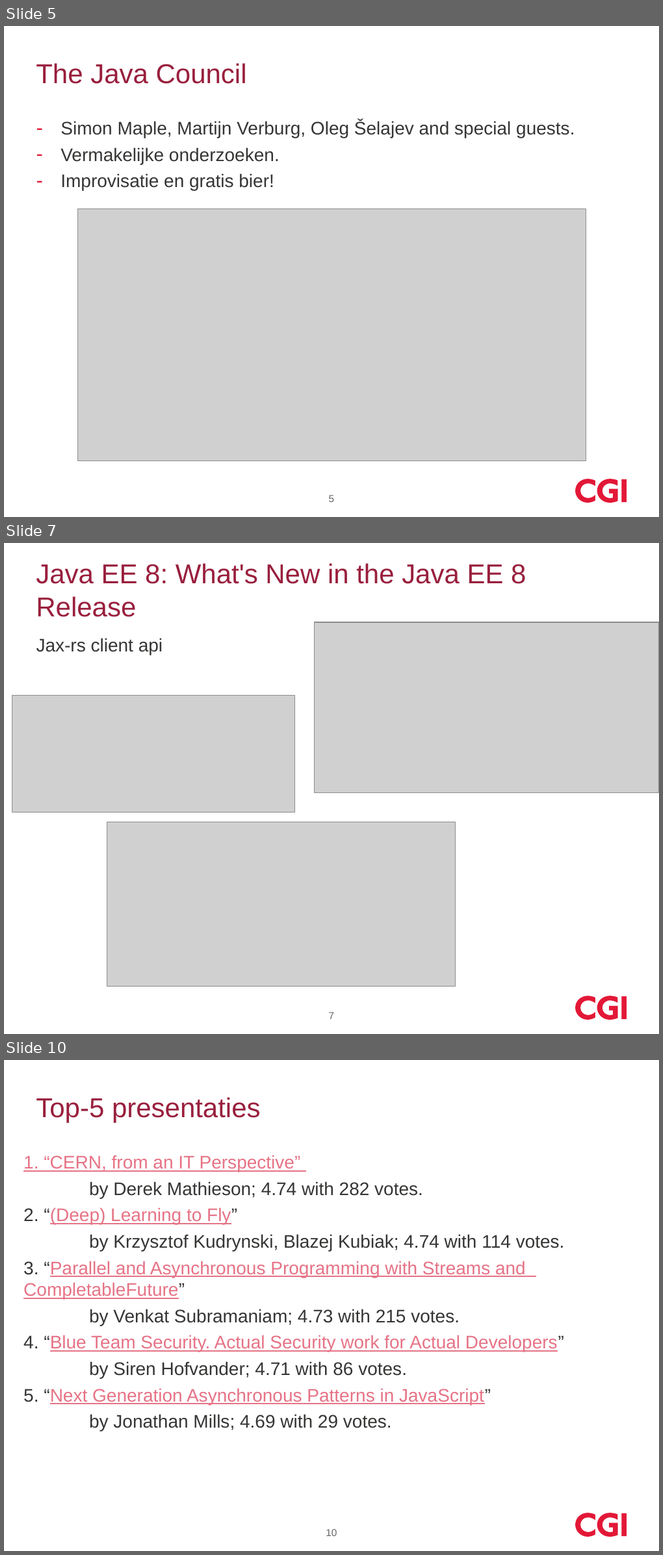
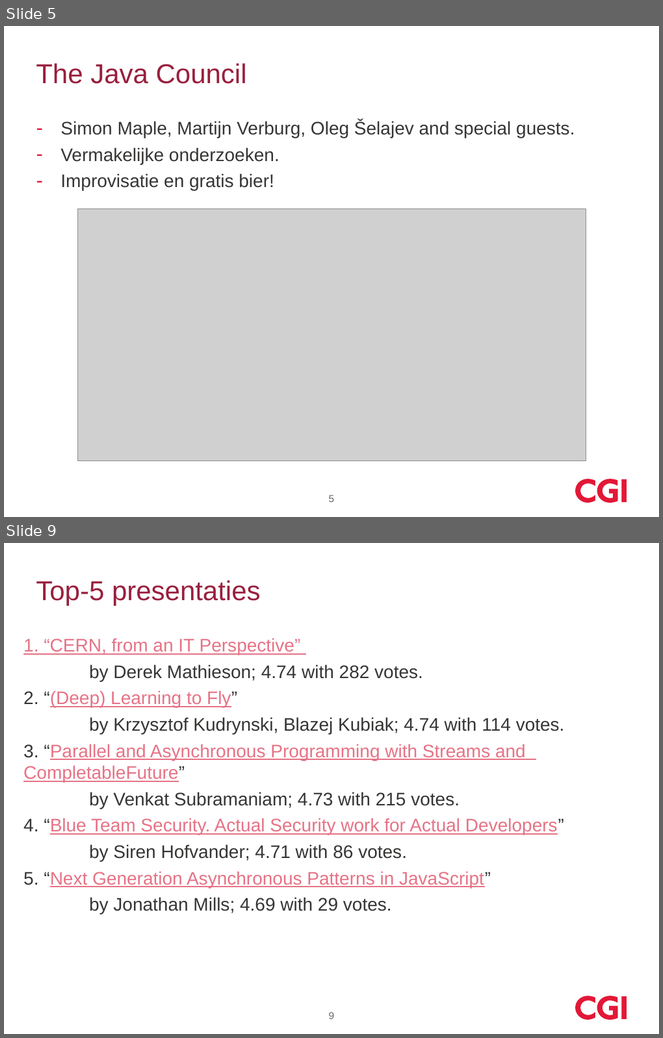
Before and after one commit to koosdrost/GeneralDir, a slide deck: devoxx_2017.pptx. Shown one above the other, each under a label of ours: slides 5, 7 and 10 before the commit, slides 5 and 9 after it; the slides between them are not shown. The pictures are 663x1555 and 663x1038 pixels, drawn with LibreOffice and Linux fonts; fonts in the diff are those of the drawing; grey boxes stand for pictures; background and template pictures are left out. Boxes give left, top, right and bottom in pixels: in the first picture for what was removed or moved away, otherwise in the second. Text is boxed around its words. In the diff, an @@ line names an element or a change of style, - is before the commit and + after.

```diff
--- a/devoxx_2017.pptx
+++ b/devoxx_2017.pptx
@@ slide 7 removed at box(4, 543, 659, 1034), background #FFFFFF; not listed: 3 template elements that a slide beside it also shows @@
@@ title removed at box(36, 563, 526, 617) @@
-Java EE 8: What's New in the Java EE 8 Release
@@ text removed at box(36, 638, 163, 655) @@
-Jax-rs client api
@@ picture removed at box(315, 622, 659, 793) @@
@@ picture removed at box(12, 696, 295, 812) @@
@@ picture removed at box(107, 822, 456, 986) @@
@@ page number removed at box(329, 1012, 335, 1019) @@
-7
@@ what was slide 10 is now slide 9 @@
@@ page number at box(329, 1012, 335, 1019): text changed @@
-10
+9
```
Also in this commit, not shown: 5 slides changed, 1 slide added, 1 other slide removed.
